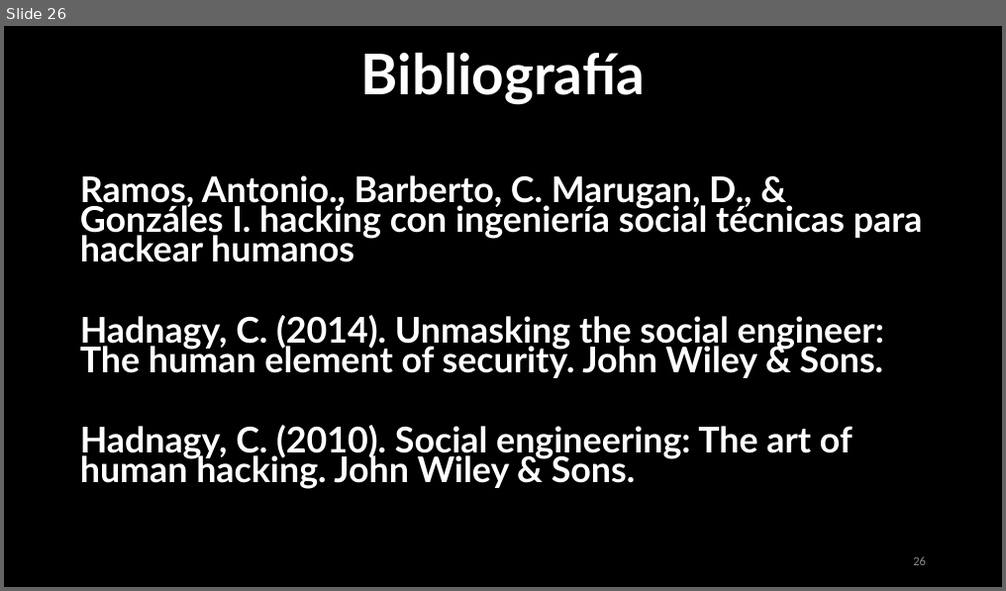
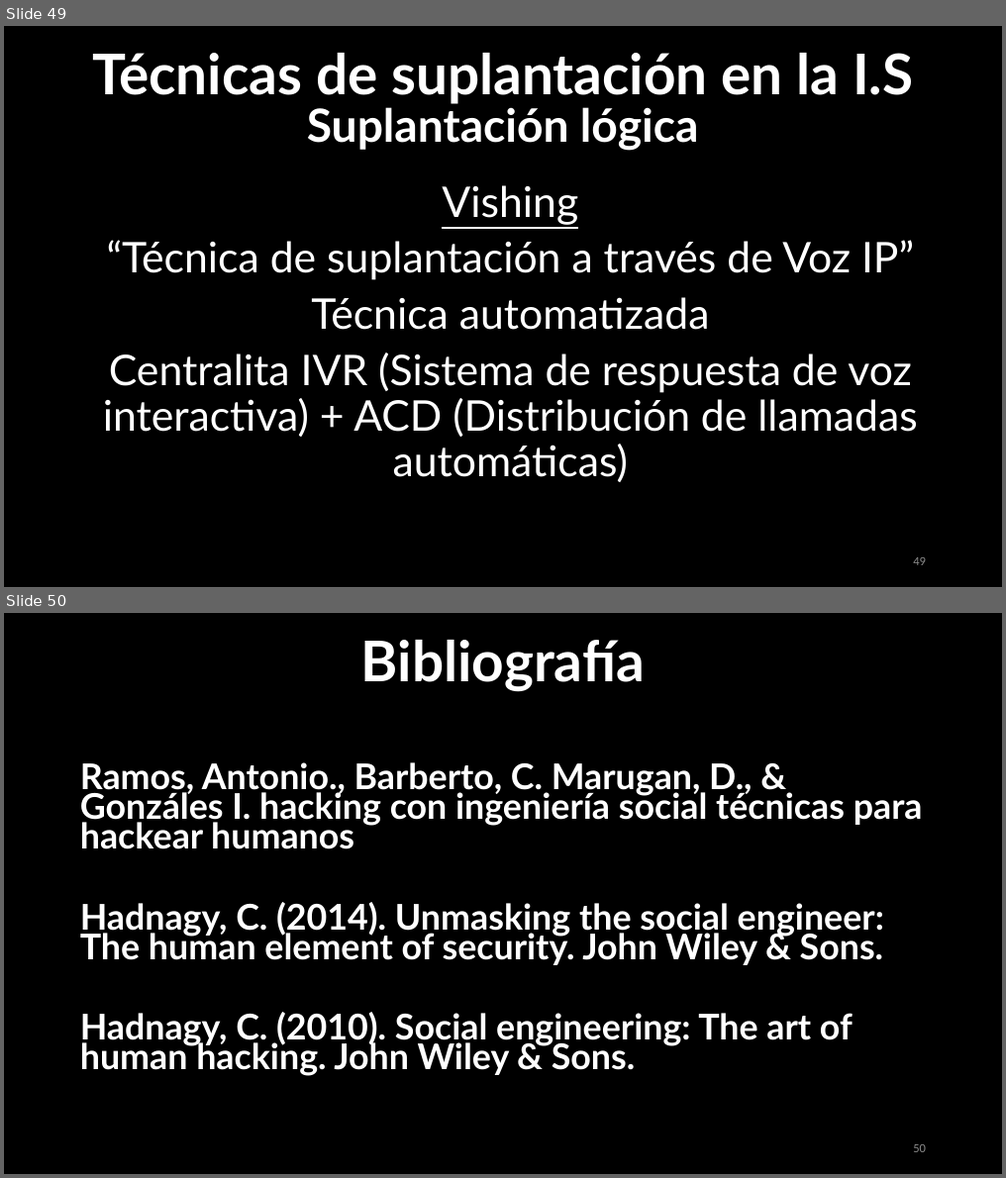
Before and after one commit to urcuqui/WhiteHat, a slide deck: My courses/Club Hack1ng/Social Engineering/2018-2/sesion1.pptx. Shown one above the other, each under a label of ours: slide 26 before the commit, slides 49 and 50 after it. The pictures are 1006x591 and 1006x1178 pixels, drawn with LibreOffice and Linux fonts; fonts in the diff are those of the drawing. Boxes give left, top, right and bottom in pixels: in the first picture for what was removed or moved away, otherwise in the second. Text is boxed around its words. In the diff, an @@ line names an element or a change of style, - is before the commit and + after.

```diff
--- a/My courses/Club Hack1ng/Social Engineering/2018-2/sesion1.pptx
+++ b/My courses/Club Hack1ng/Social Engineering/2018-2/sesion1.pptx
@@ slide 49 added at (4,26,1002,587), background #000000 @@
@@ text added at (92,53,913,104), 54 pt, text #FFFFFF, bold @@
+Técnicas de suplantación en la I.S
@@ text added at (307,102,699,151), 44 pt, text #FFFFFF, bold @@
+Suplantación lógica
@@ text added at (103,185,917,482), 40.7 pt, text #FFFFFF @@
+Vishing
+“Técnica de suplantación a través de Voz IP”
+Técnica automatizada
+Centralita IVR (Sistema de respuesta de voz interactiva) + ACD (Distribución de llamadas automáticas)
@@ page number added at (913,558,926,566), 12 pt, text #8C8C8C @@
+49
@@ what was slide 26 is now slide 50 @@
@@ page number at (913,1145,926,1153): text changed @@
-26
+50
```
Also in this commit, not shown: 3 slides changed, 23 other slides added.
